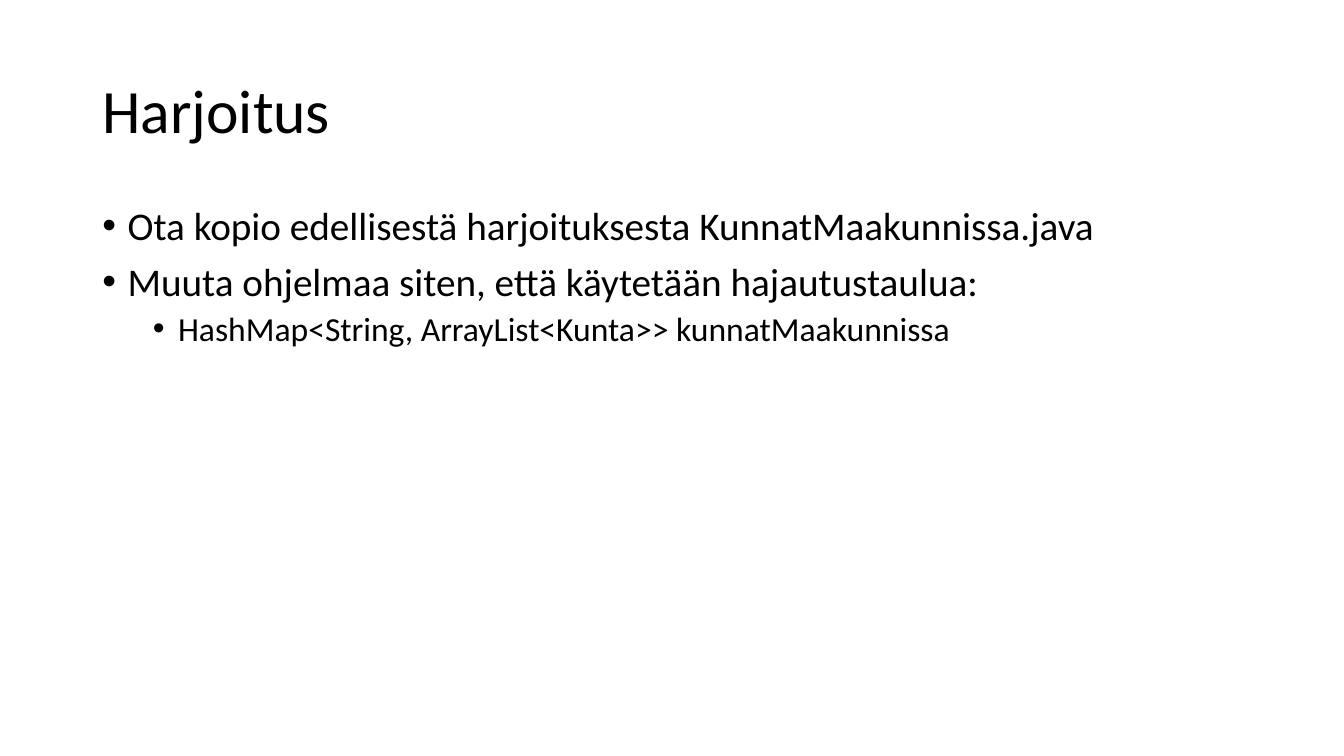
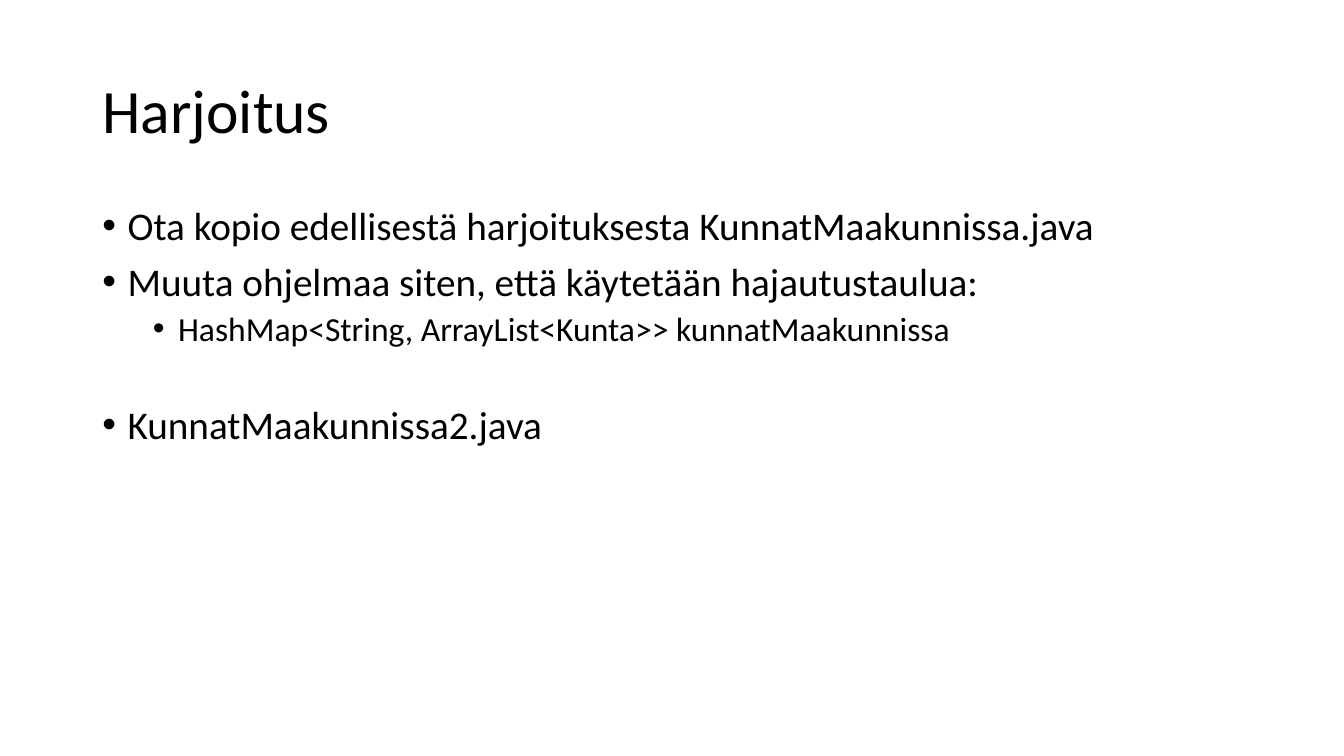
Before and after one commit to lpemake/TrakTite24, a slide deck: slide 117 of Tietorakenteet ja algoritmit 2025.pptx. Drawn at 1344x756 pixels with LibreOffice and Linux fonts; fonts in the diff are those of the drawing. Boxes give left, top, right and bottom in pixels: in the first picture for what was removed or moved away, otherwise in the second. Text is boxed around its words. In the diff, an @@ line names an element or a change of style, - is before the commit and + after.

```diff
--- a/Tietorakenteet ja algoritmit 2025.pptx
+++ b/Tietorakenteet ja algoritmit 2025.pptx
@@ text at [128, 411, 542, 446]: paragraph added @@
+• KunnatMaakunnissa2.java
```
Also in this commit, not shown: 1 other file.
